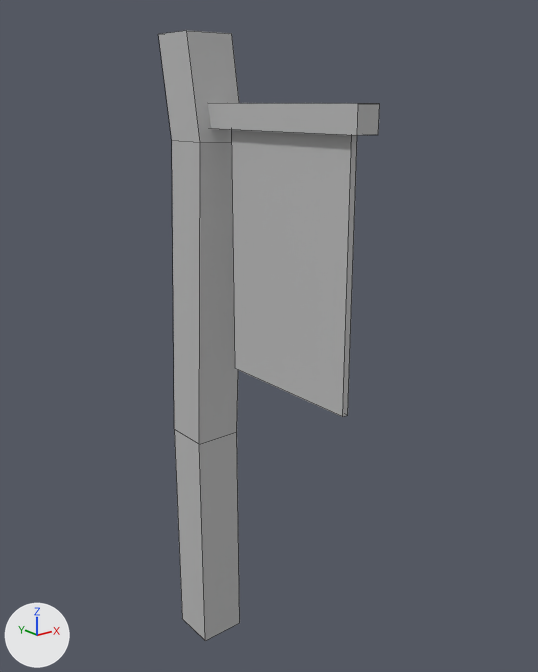
One commit to the FBX model Your_Guide/Assets/Meshes/blocking_lighting/blocking_fanion.fbx: the scene before it, then after it.
Before and after are seen from a 50 mm lens placed at (-2.74, -3.49, 3.9), pointed at (0.1, 0.05, 2.48). Arrows for +X, +Y and +Z are at lower left; the lights stay in place. Mesh edges are drawn as thin lines. Where no turn or scale is listed for an object, it has been applied to the vertices.

The first picture shows 'blocking_fanion'.
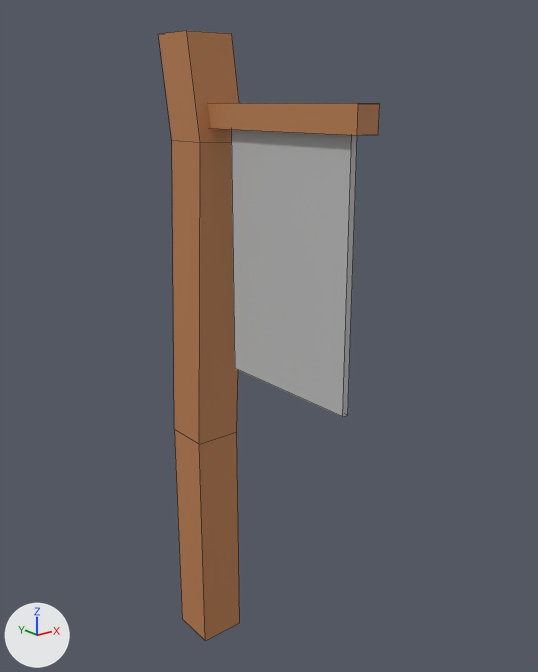
Boxes [x1, y1, x2, y2] around the edits, measured in the pictures (538 x 672 px):
part 1 of me_mesh, recoloured
    both: [158, 30, 358, 143]
part 2 of me_mesh, recoloured
    both: [175, 430, 240, 641]
part 3 of me_mesh, recoloured
    both: [172, 141, 238, 444]
part 4 of me_mesh, recoloured
    both: [357, 103, 380, 135]

The change in detail:
Material 'poutre' (mat_poutre) is new.
Its base color is (0.5, 0.209, 0.08) (orange #bc7e50).
me_mesh has 32 vertices, 26 faces and spans x -0.16..0.16, y -0.84..0.84, z 0.0..4.31.
me_mesh is used by ob_blocking_fanion; location (0.0, 0.0, 0.0).
me_mesh part 1: all 10 faces centred in x -0.16..0.16, y 0.0..0.84, z 3.75..4.31 switch from mat_lambert1 (grey #bcbcbc) to mat_poutre (orange #bc7e50).
me_mesh part 2: all 4 faces centred in x -0.16..0.16, y 0.5..0.83, z 0.82 switch from mat_lambert1 (grey #bcbcbc) to mat_poutre (orange #bc7e50).
me_mesh part 3: all 4 faces centred in x -0.16..0.16, y 0.45..0.77, z 2.65 switch from mat_lambert1 (grey #bcbcbc) to mat_poutre (orange #bc7e50).
me_mesh part 4: the 1 face centred in x 0.0, y -0.84, z 3.82 switches from mat_lambert1 (grey #bcbcbc) to mat_poutre (orange #bc7e50).
